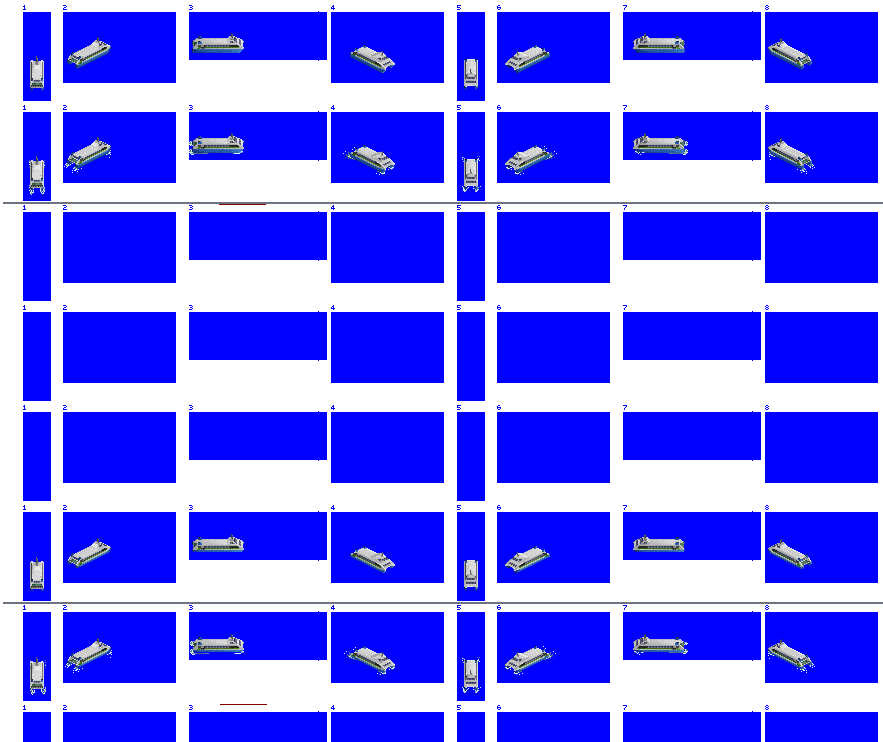
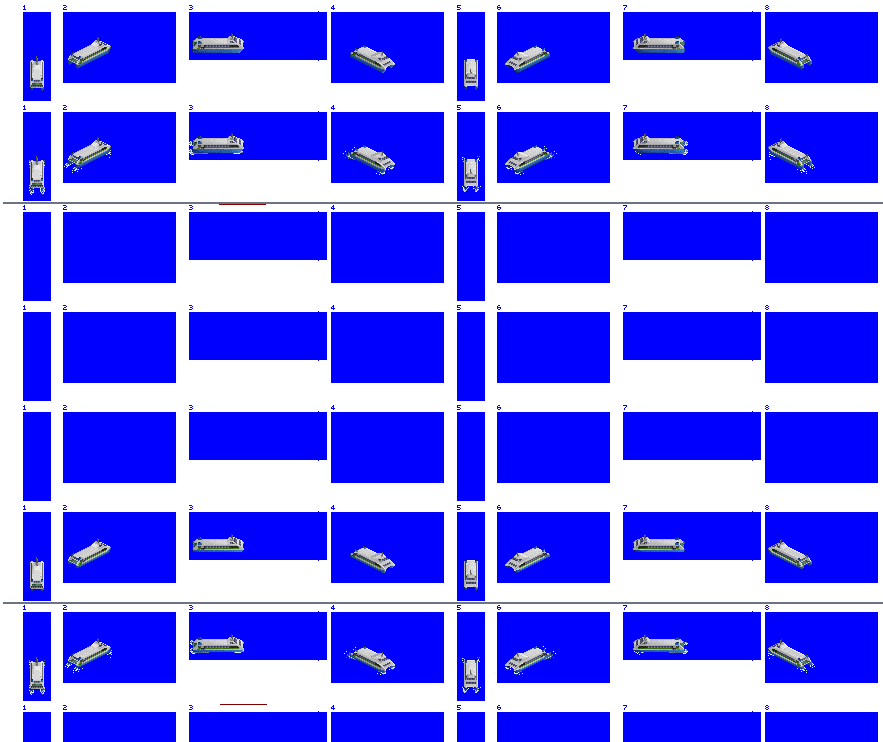
Layers edited between the first and the second 883 x 742 image:
moved "catsmall" above "wake" over (30, 151, 810, 691)
painted on "wake" over (29, 640, 244, 695)
